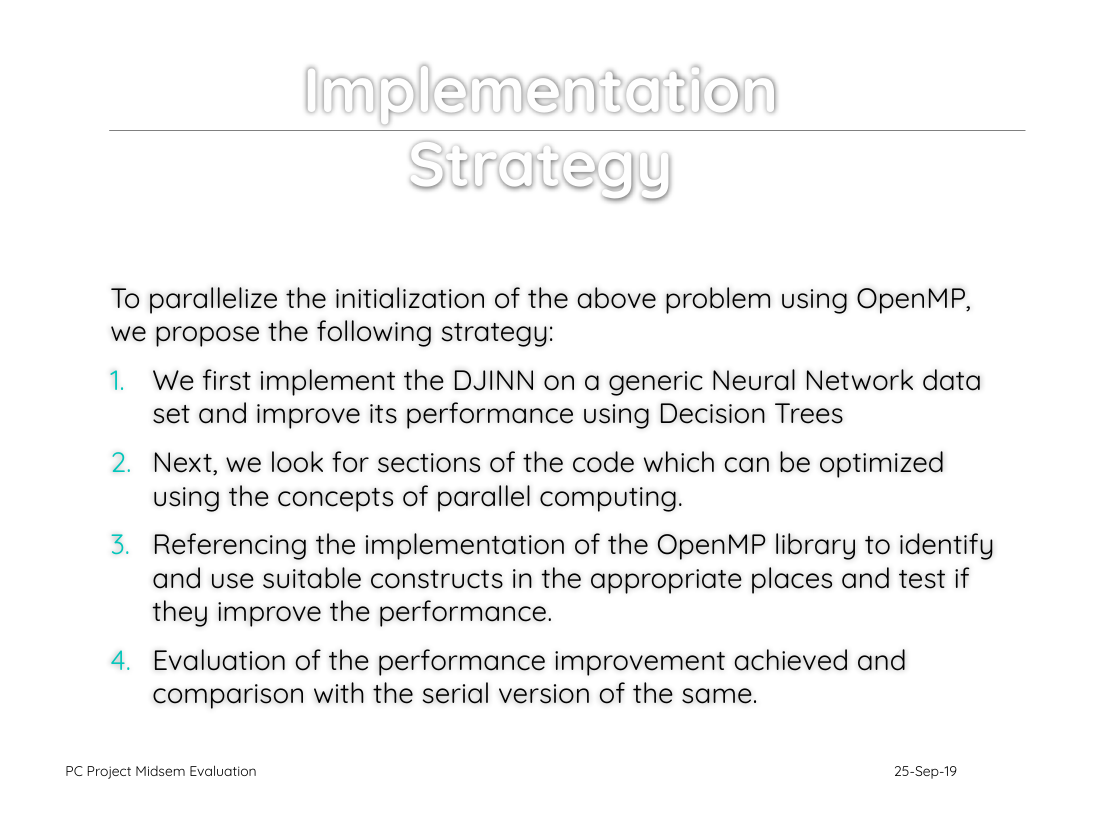
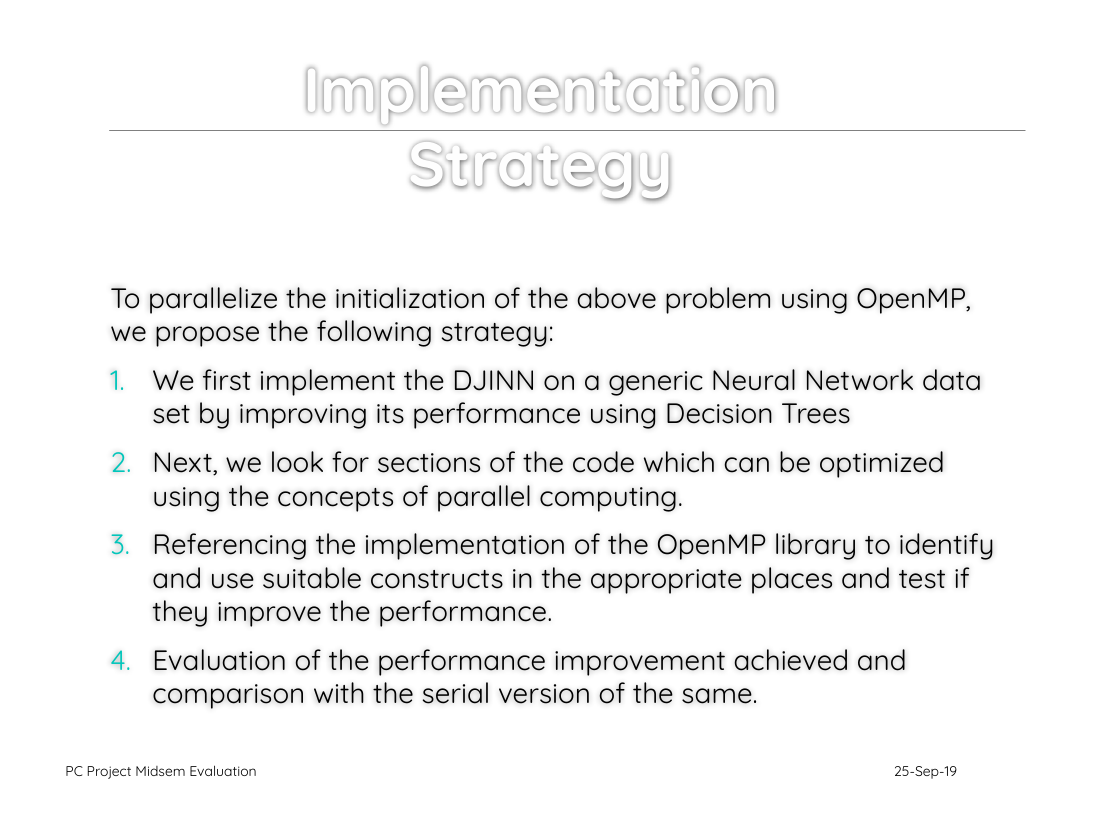
Before and after one commit to adityakaria/5-Sem, a slide deck: slide 5 of pc/Mini Project PPT Template.pptx. Drawn at 1120x840 pixels with LibreOffice and Linux fonts; fonts in the diff are those of the drawing; background and template pictures are left out. Boxes give left, top, right and bottom in pixels: in the first picture for what was removed or moved away, otherwise in the second. Text is boxed around its words. In the diff, an @@ line names an element or a change of style, - is before the commit and + after.

```diff
--- a/pc/Mini Project PPT Template.pptx
+++ b/pc/Mini Project PPT Template.pptx
@@ text at (152, 369, 982, 429): text changed @@
-1. We first implement the DJINN on a generic Neural Network data set and improve its performance using Decision Trees
+1. We first implement the DJINN on a generic Neural Network data set by improving its performance using Decision Trees
```
Also in this commit, not shown: 3 other slides changed.
